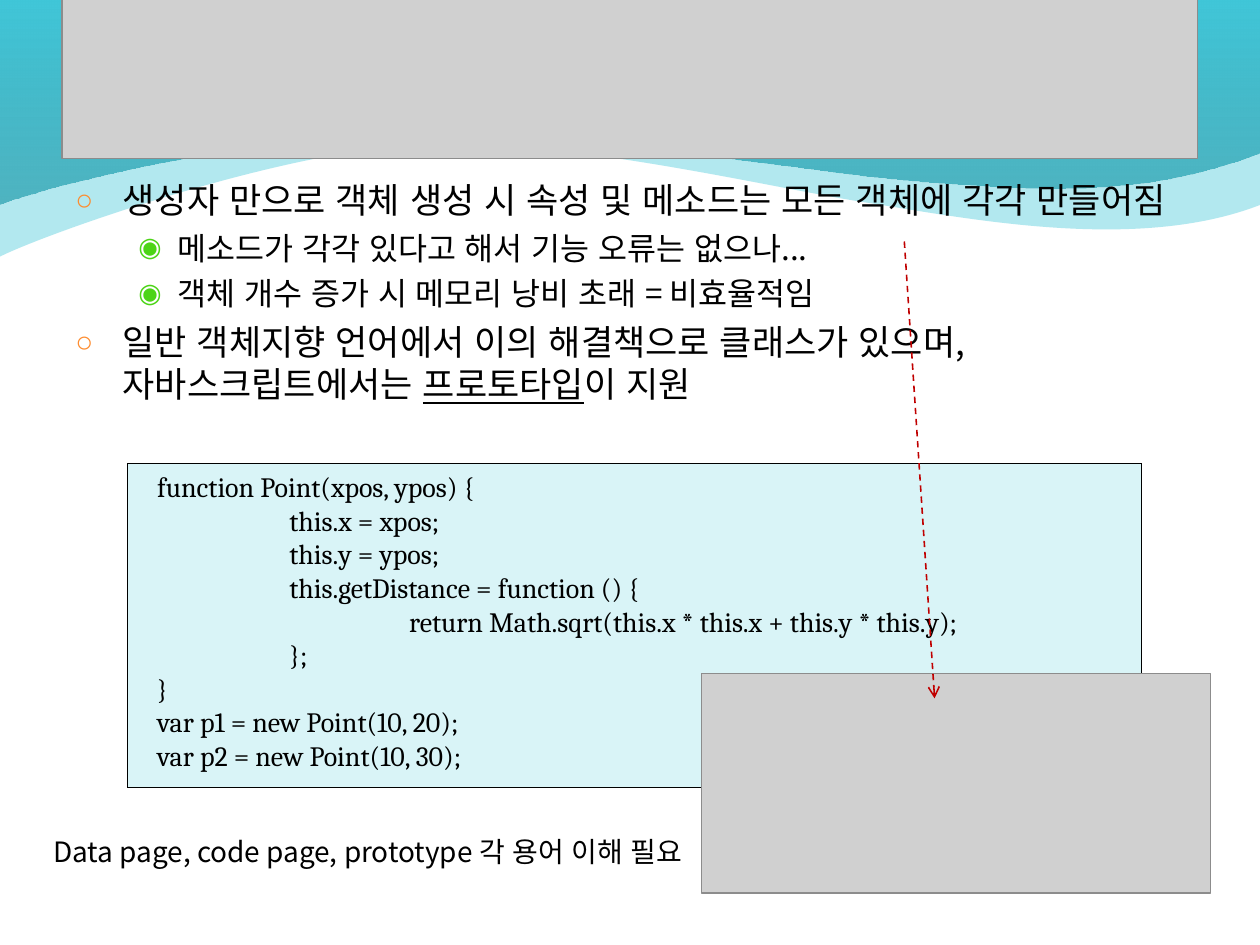
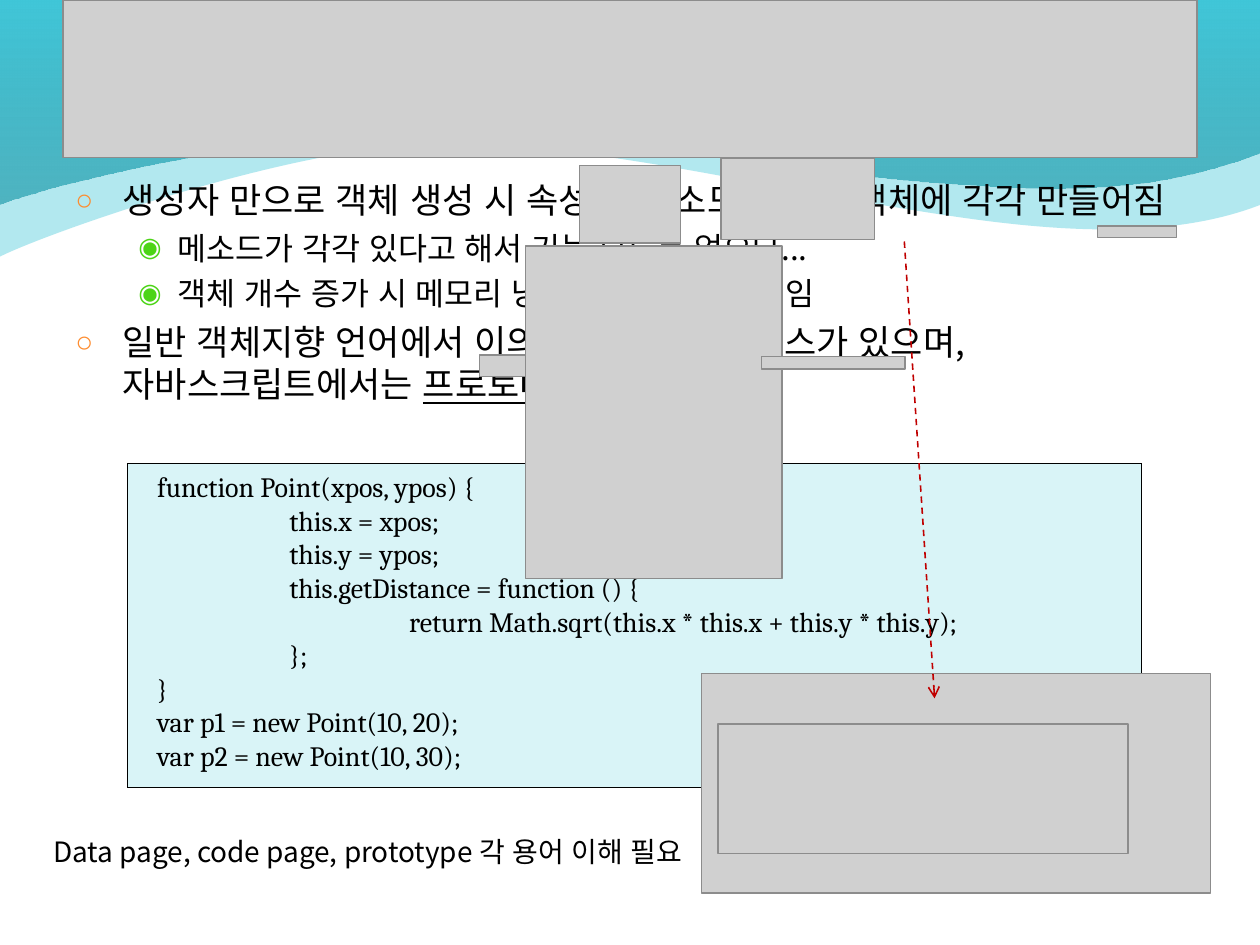
Before and after one commit to rkdntm1/WebStudy_Kosmo, a slide deck: slide 9 of html_ppt/Chap9-자바스크립트 객체.ppt. Drawn at 1260x945 pixels with LibreOffice and Linux fonts; fonts in the diff are those of the drawing; grey boxes stand for pictures; background and template pictures are left out. Boxes give left, top, right and bottom in pixels: in the first picture for what was removed or moved away, otherwise in the second. Text is boxed around its words. In the diff, an @@ line names an element or a change of style, - is before the commit and + after.

```diff
--- a/html_ppt/Chap9-자바스크립트 객체.ppt
+++ b/html_ppt/Chap9-자바스크립트 객체.ppt
@@ picture added at bbox=[580, 165, 682, 243] @@
@@ picture added at bbox=[721, 159, 874, 239] @@
@@ picture added at bbox=[1097, 226, 1177, 237] @@
@@ picture added at bbox=[525, 246, 782, 578] @@
@@ picture added at bbox=[480, 355, 709, 377] @@
@@ picture added at bbox=[762, 357, 906, 369] @@
@@ picture added at bbox=[718, 724, 1129, 854] @@
```
Also in this commit, not shown: 16 other slides changed, 19 other files.
